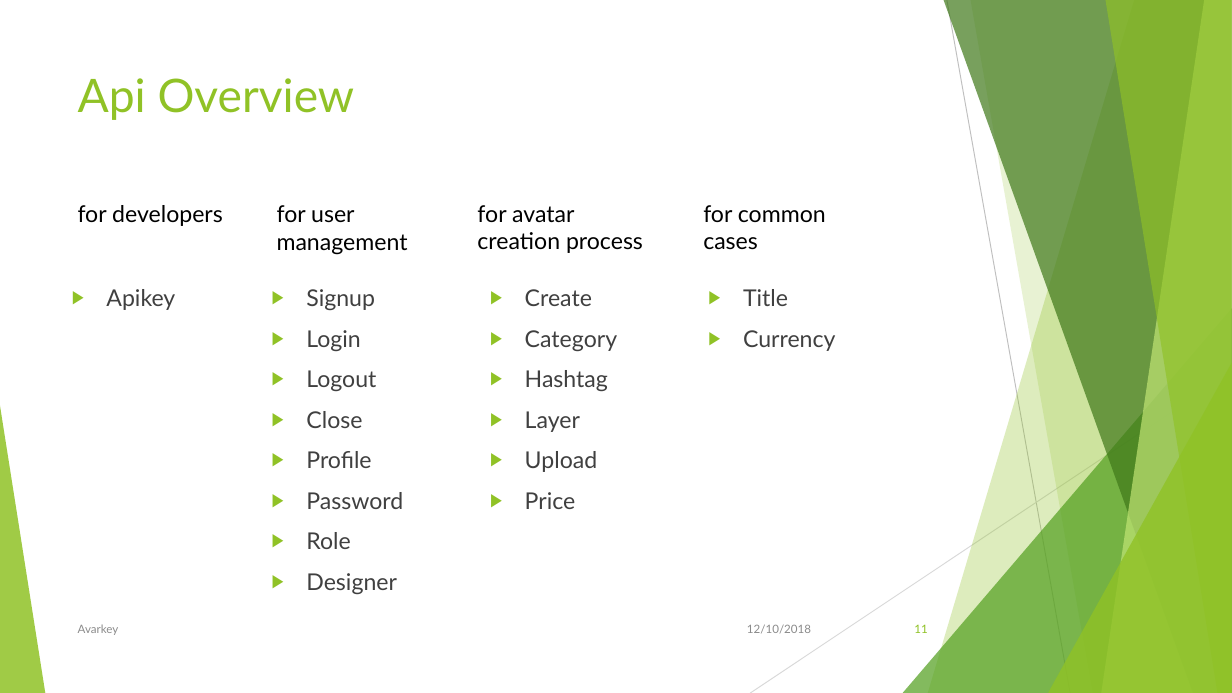
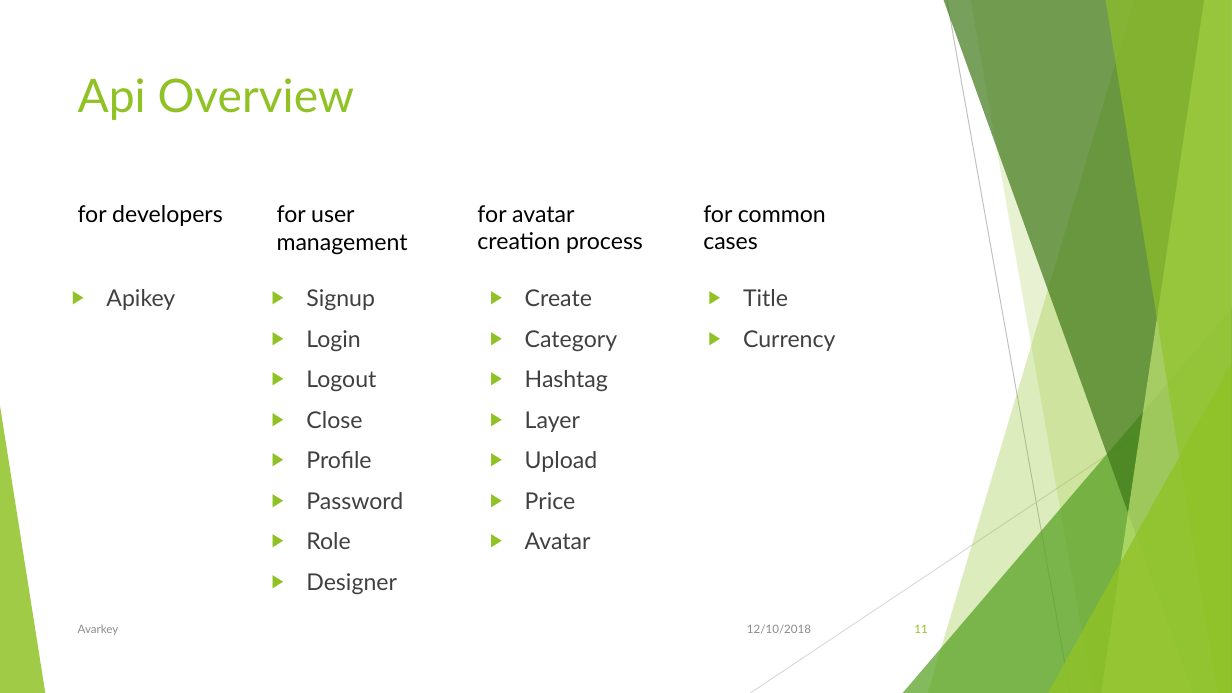
Before and after one commit to epitomecl/p5avatar-mapping, a slide deck: slide 11 of docs/inside_avarkey.pptx. Drawn at 1232x693 pixels with LibreOffice and Linux fonts; fonts in the diff are those of the drawing. Boxes give left, top, right and bottom in pixels: in the first picture for what was removed or moved away, otherwise in the second. Text is boxed around its words. In the diff, an @@ line names an element or a change of style, - is before the commit and + after.

Commit message:
fix writing error

```diff
--- a/docs/inside_avarkey.pptx
+++ b/docs/inside_avarkey.pptx
@@ text at (525,532,591,549): paragraph added @@
+▶ Avatar
```
